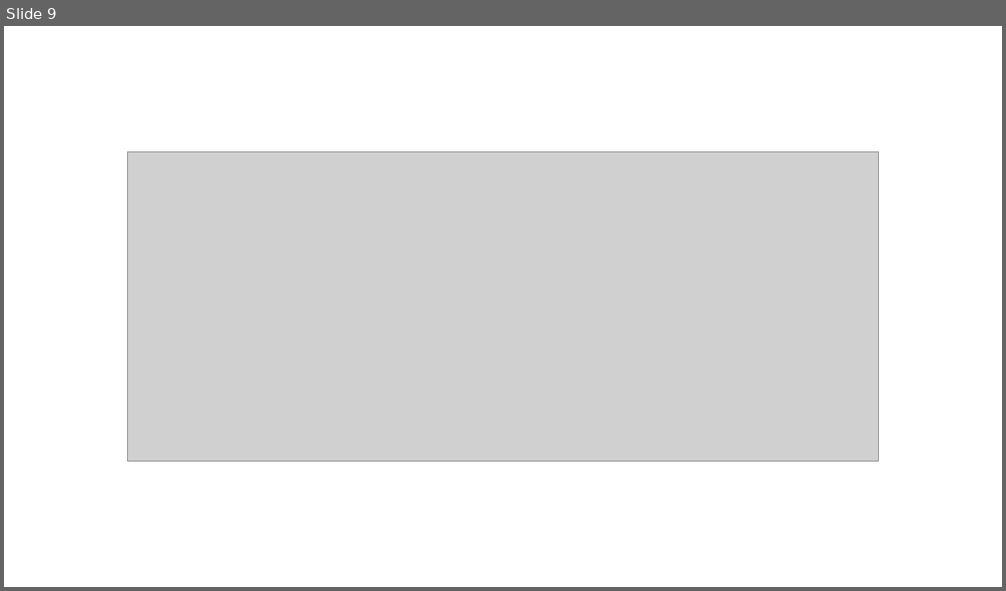
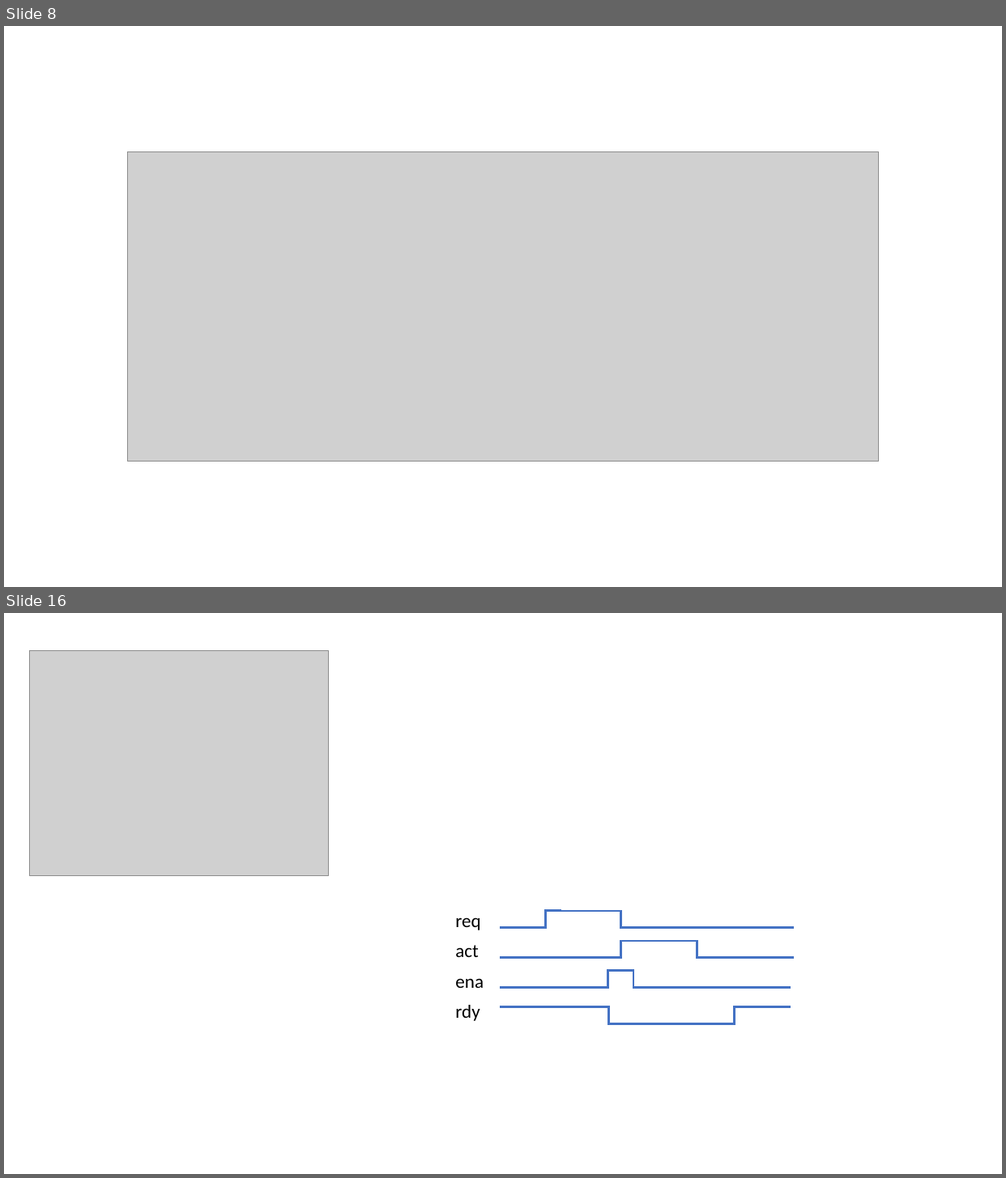
Before and after one commit to Chriss95De/Bachelors-Thesis-VHDL-Pattern-Detection, a slide deck: Dokumentation/Stand Oster/Grafiken.pptx. Shown one above the other, each under a label of ours: slide 9 before the commit, slides 8 and 16 after it; the slides between them are not shown. The pictures are 1006x591 and 1006x1178 pixels, drawn with LibreOffice and Linux fonts; fonts in the diff are those of the drawing; grey boxes stand for pictures. Boxes give left, top, right and bottom in pixels: in the first picture for what was removed or moved away, otherwise in the second. Text is boxed around its words. In the diff, an @@ line names an element or a change of style, - is before the commit and + after.

```diff
--- a/Dokumentation/Stand Oster/Grafiken.pptx
+++ b/Dokumentation/Stand Oster/Grafiken.pptx
@@ slide 16 added at (x1=4, y1=613, x2=1002, y2=1174), background #FFFFFF @@
@@ picture added at (x1=29, y1=651, x2=328, y2=875) @@
@@ group added at (x1=455, y1=911, x2=795, y2=1024): 9 lines, 8 elbow lines, 4 texts @@
+req
+act
+ena
+rdy
@@ what was slide 9 is now slide 8 @@
```
Also in this commit, not shown: 1 slide changed, 12 other slides added, 30 other files.
